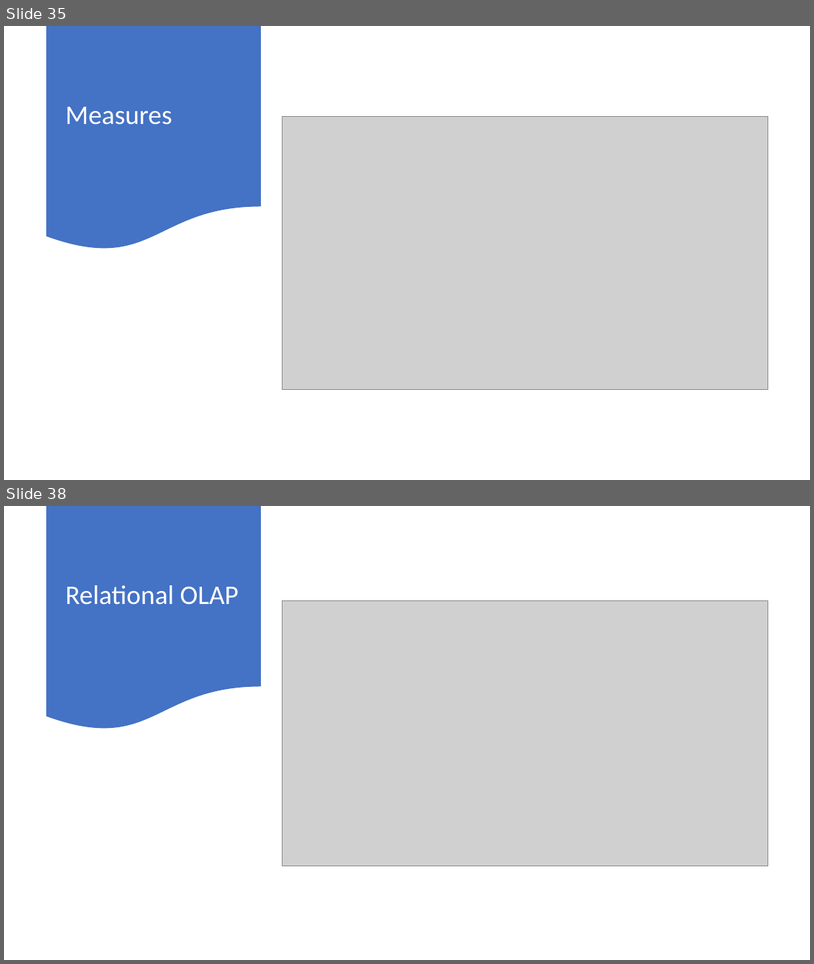
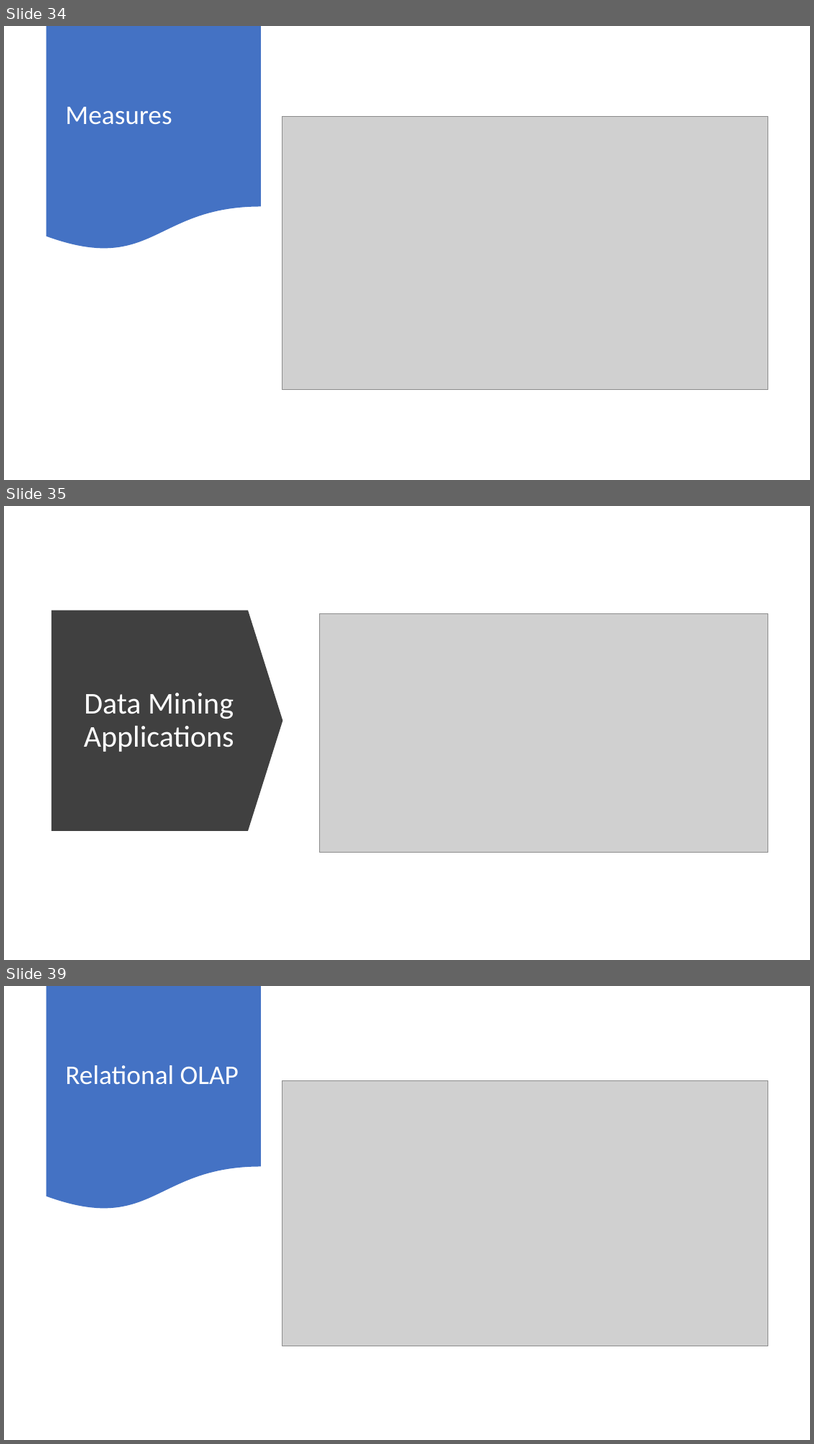
Before and after one commit to imcuteani/Azure_Big_Data_Training, a slide deck: Slides/IIHT-Capgemini Big Data Azure Training -SQL Data Warehouse.pptx. Shown one above the other, each under a label of ours: slides 35 and 38 before the commit, slides 34, 35 and 39 after it; the slides between them are not shown. The pictures are 814x964 and 814x1444 pixels, drawn with LibreOffice and Linux fonts; fonts in the diff are those of the drawing; grey boxes stand for pictures. Boxes give left, top, right and bottom in pixels: in the first picture for what was removed or moved away, otherwise in the second. Text is boxed around its words. In the diff, an @@ line names an element or a change of style, - is before the commit and + after.

Commit message:
added data warehouse slide

```diff
--- a/Slides/IIHT-Capgemini Big Data Azure Training -SQL Data Warehouse.pptx
+++ b/Slides/IIHT-Capgemini Big Data Azure Training -SQL Data Warehouse.pptx
@@ slide 35 added at [4, 506, 810, 960], background #FFFFFF @@
@@ down arrow added at [52, 610, 283, 831], fill #404040 @@
@@ picture added at [320, 613, 769, 852] @@
@@ title added at [84, 692, 234, 752], 36 pt, text #FFFFFF @@
+Data Mining Applications
@@ what was slide 35 is now slide 34 @@
@@ what was slide 38 is now slide 39 @@
```
Also in this commit, not shown: 3 slides changed, 1 other slide added, 1 slide removed, 3 other files.
